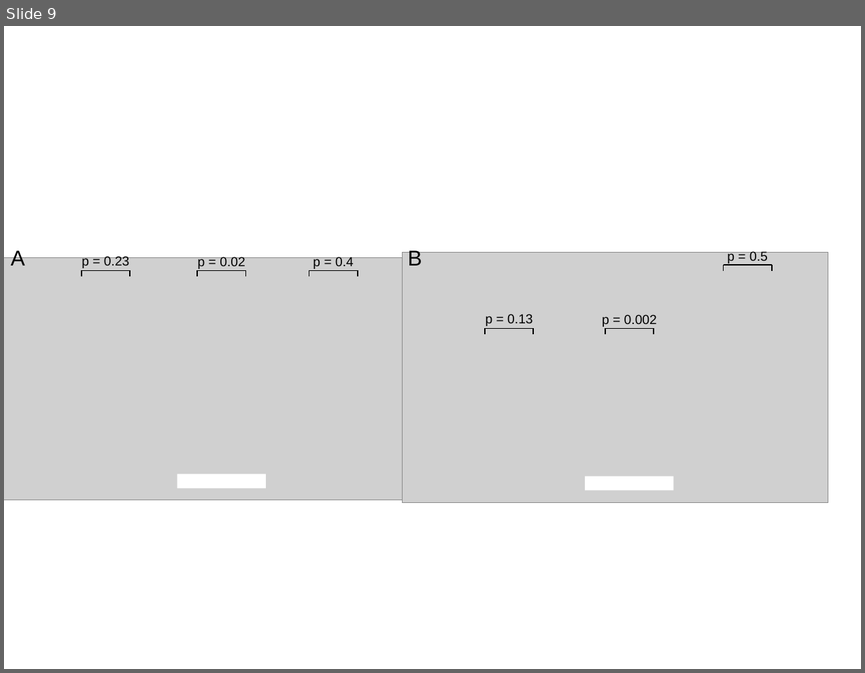
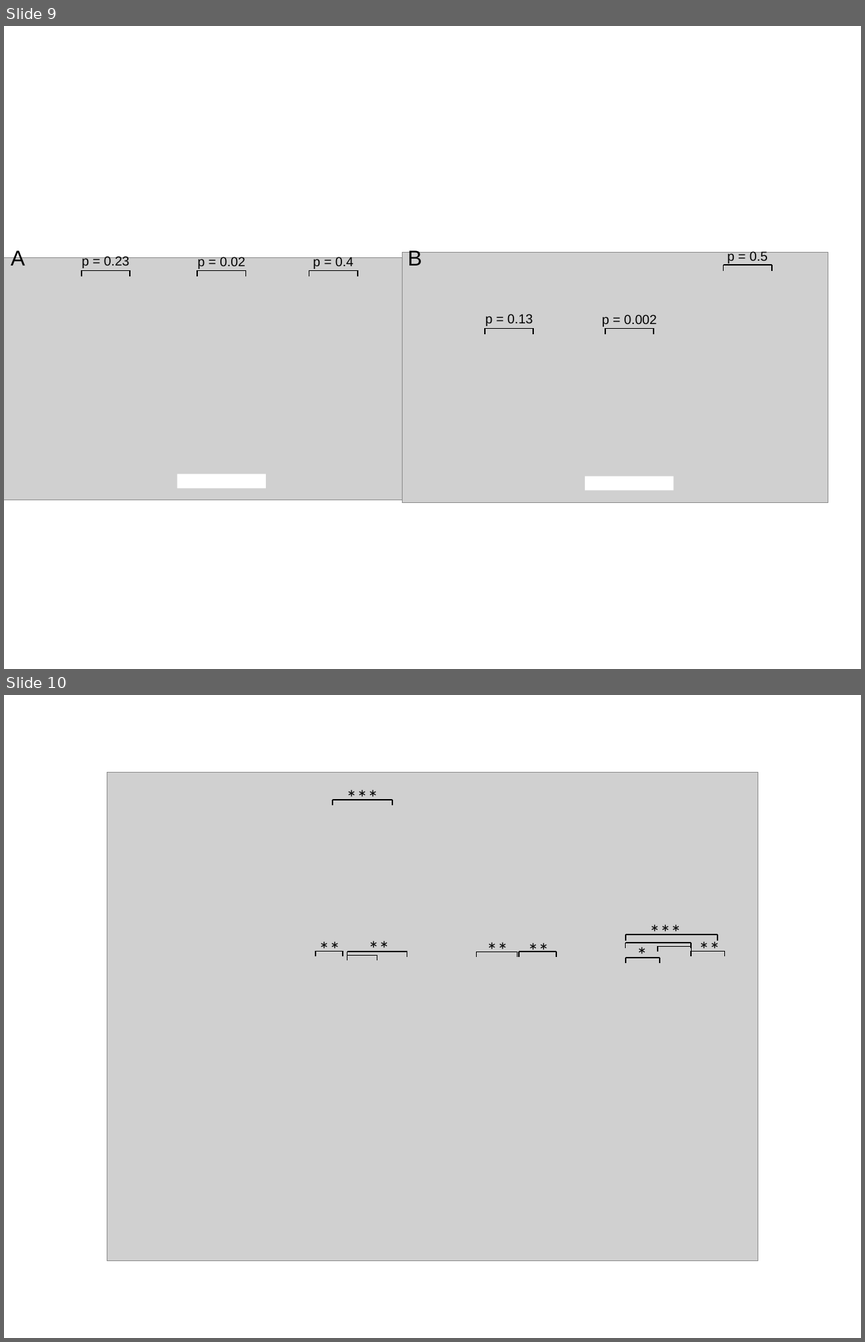
Before and after one commit to cduvallet/phd-docs, a slide deck: figures/figures.pptx. Shown one above the other, each under a label of ours: slide 9 before the commit, slides 9 and 10 after it. The pictures are 865x673 and 865x1342 pixels, drawn with LibreOffice and Linux fonts; fonts in the diff are those of the drawing; grey boxes stand for pictures. Boxes give left, top, right and bottom in pixels: in the first picture for what was removed or moved away, otherwise in the second. Text is boxed around its words. In the diff, an @@ line names an element or a change of style, - is before the commit and + after.

```diff
--- a/figures/figures.pptx
+++ b/figures/figures.pptx
@@ slide 10 added at <box>4,695,861,1338</box>, background #FFFFFF @@
@@ picture added at <box>107,772,758,1261</box> @@
@@ text added at <box>337,780,389,814</box>, 18 pt, text #000000 @@
+***
@@ line added from (332, 800) to (332, 806), #000000 1 pt @@
@@ line added from (332, 800) to (392, 800), #000000 1 pt @@
@@ line added from (392, 800) to (392, 806), #000000 1 pt @@
@@ text added at <box>639,915,691,949</box>, 18 pt, text #000000 @@
+***
@@ group added at <box>303,930,407,966</box>: 9 lines, 2 texts @@
+**
+**
@@ group added at <box>471,932,564,968</box>: 6 lines, 2 texts @@
+**
+**
@@ text added at <box>616,938,668,972</box>, 18 pt, text #000000 @@
+*
@@ line added from (626, 934) to (626, 941), #000000 1 pt @@
@@ line added from (626, 935) to (718, 935), #000000 1 pt @@
@@ text added at <box>683,932,736,966</box>, 18 pt, text #000000 @@
+**
@@ line added from (718, 934) to (718, 941), #000000 1 pt @@
@@ line added from (626, 957) to (626, 963), #000000 1 pt @@
@@ line added from (626, 957) to (660, 957), #000000 1 pt @@
@@ line added from (626, 943) to (626, 948), #000000 1 pt @@
@@ line added from (626, 943) to (691, 943), #000000 1 pt @@
@@ line added from (657, 946) to (657, 951), #000000 1 pt @@
@@ line added from (657, 946) to (691, 946), #000000 1 pt @@
@@ line added from (660, 957) to (660, 963), #000000 1 pt @@
@@ line added from (690, 951) to (690, 956), #000000 1 pt @@
@@ line added from (690, 951) to (725, 951), #000000 1 pt @@
@@ line added from (691, 946) to (691, 951), #000000 1 pt @@
@@ line added from (691, 943) to (691, 948), #000000 1 pt @@
@@ line added from (725, 951) to (725, 956), #000000 1 pt @@
```
Also in this commit, not shown: 5 other files.
